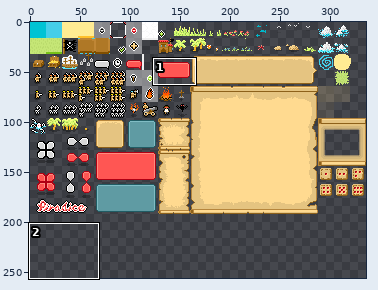
File history of a sprite sheet, media/sprites.png. The first picture is a wide view before the edit; the outline marks the close-up.
Close-up. Old version:
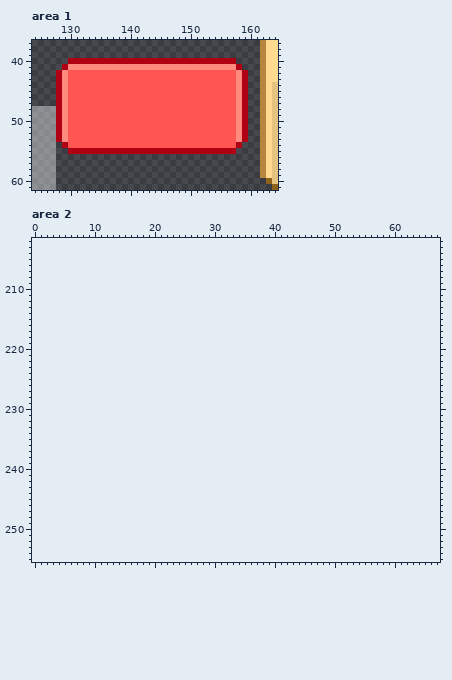
The file is 336x192 pixels. Pixels under 10% opacity are left out. Colours within 5 levels of each other are drawn and written as one. Shown: area 1: x 124..164, y 37..61; area 2: x 0..67, y 202..255. The old version is drawn lined up with the new one, on the new canvas.
After:
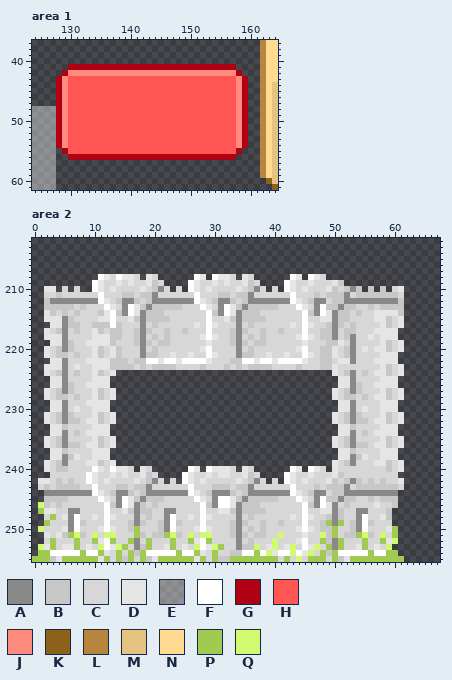
Palette (. is transparent): A #888888  B #c7c7c7  C #d7d7d7  D #e5e5e5  E #ffffff64  F #ffffff  G #b00013  H #ff5653  J #ff8b7e  K #8d611a  L #b7863c  M #e5c481  N #ffda90  P #a0ca52  Q #d2fa71
Changes in this commit:
canvas 336x192 -> 336x256
--- area 1
@@ x 124..164 @@
 39 ......................................LNN
-40 ......GGGGGGGGGGGGGGGGGGGGGGGGGGGG....LNN
-41 .....GJJJJJJJJJJJJJJJJJJJJJJJJJJJJG...LNN
-42 ....GJHHHHHHHHHHHHHHHHHHHHHHHHHHHHJG..LNN
+40 ......................................LNN
+41 ......GGGGGGGGGGGGGGGGGGGGGGGGGGGG....LNN
+42 .....GJJJJJJJJJJJJJJJJJJJJJJJJJJJJG...LNN
 43 ....GJHHHHHHHHHHHHHHHHHHHHHHHHHHHHJG..LNN
@@ x 124..164 @@
 53 EEEEGJHHHHHHHHHHHHHHHHHHHHHHHHHHHHJG..LNM
-54 EEEE.GHHHHHHHHHHHHHHHHHHHHHHHHHHHHG...LNM
-55 EEEE..GGGGGGGGGGGGGGGGGGGGGGGGGGGG....LNM
-56 EEEE..................................LNM
+54 EEEEGJHHHHHHHHHHHHHHHHHHHHHHHHHHHHJG..LNM
+55 EEEE.GHHHHHHHHHHHHHHHHHHHHHHHHHHHHG...LNM
+56 EEEE..GGGGGGGGGGGGGGGGGGGGGGGGGGGG....LNM
 57 EEEE..................................LNM
--- area 2
@@ x 0..67 @@
 207 ....................................................................
-208 ....................................................................
-209 ....................................................................
-210 ....................................................................
-211 ....................................................................
-212 ....................................................................
-213 ....................................................................
-214 ....................................................................
-215 ....................................................................
-216 ....................................................................
-217 ....................................................................
-218 ....................................................................
-219 ....................................................................
-220 ....................................................................
-221 ....................................................................
-222 ....................................................................
-223 ....................................................................
-224 ....................................................................
-225 ....................................................................
-226 ....................................................................
-227 ....................................................................
-228 ....................................................................
-229 ....................................................................
-230 ....................................................................
-231 ....................................................................
-232 ....................................................................
-233 ....................................................................
-234 ....................................................................
-235 ....................................................................
-236 ....................................................................
-237 ....................................................................
-238 ....................................................................
-239 ....................................................................
-240 ....................................................................
-241 ....................................................................
-242 ....................................................................
-243 ....................................................................
-244 ....................................................................
-245 ....................................................................
-246 ....................................................................
-247 ....................................................................
-248 ....................................................................
-249 ....................................................................
-250 ....................................................................
-251 ....................................................................
-252 ....................................................................
-253 ....................................................................
-254 ....................................................................
-255 ....................................................................
+208 ...........FDCFDDC.DC......FD.FDDC.DC......FD.FDC...................
+209 ..........FDCCDCDCCDBC....FDCCDCDCCDBC....FDCCDCCCDB................
+210 ..DD.C.C..FDCDCCCCDCBAC.C.FDCDCCCCDCBAC.C.FDCDCCCDBCBAB.B.B.CD......
+211 ..CCBCCCCCCFCCCBBCBBACCCCCCFCCCBBCBBACCCCCCFCCCBCBBBACBBBBBBBC......
+212 ..BAAAAAAAAFDCBAABCBAAAAAAAFDCBAABCBAAAAAAAFDCBAACBBAAAAAAAAAB......
+213 ..BBBBBCBCCCFDCAFDBABBBBBCCCFDCAFDBABBBBBCCCFDCAFBBABBCCBCBBBB......
+214 ..DBCBCBCCCBDFBAFDABBBCCCCCCCFBAFDABBBCCCCCCCFBAFDABBCBCCDDDDB......
+215 ..DDDABCCCCDDFCCDBABBBBCCCCCCFCCDBABBBBCCCCCCFCCDDABBCCCCDDBCD......
+216 ...DDABBCCBBBFBCCCACBCCCCCCDCFDCCCACBCCCCCCDCFDCCBABCBCCCCDBCD......
+217 ..DCBACBCCDBCBBCCBABCCBCCBCCCFCCCBABCCBCCBCCCFCCBBACBBCCCDDDD.......
+218 ..DDDACCCCDDDBBCCBACBCBCCCCCDFDCCBACBCBCCCCCDFDCBBACBACCDCDDD.......
+219 ...DDABCCDDDDBCCCBABCBBCCCCCCDCCCBABCBBCCCCCCDCCCBBDCACCCCDBCD......
+220 ..DCBABCCCDBCDBCCCACBCCCCCCCDFCCCCACBCCCCCCCDFCCBBDCBACDCDDBCD......
+221 ..DCBBCBCCDBCDBCCCABBCCDCCDCCFDCCCABBCCDCCDCCFDCBBDCBACCCCDDD.......
+222 ...DDACCCDDDDBBBCBBFFDFFDFFFFDCCCBBFFDFFDFFFFDCCBBCDDACCCDDDD.......
+223 ..DDDACDCCDDDBBBBCBCBBBBCCCCBCCCBCBCBBBBCCCCBCCCBBDCCCCCCCDBCD......
+224 ..DCBACBCCDBCD....................................DCBACBCDDBCD......
+225 ...DDACCCCDDD......................................DDACCCCDDD.......
+226 ...DDABCCDDDD......................................DDABCCDDDD.......
+227 ..DCBABCCCDBCD....................................DCBABCCCDBCD......
+228 ..DCBBCBCCDBCD....................................DCBBCBCDDBCD......
+229 ...DDACCCDDDD......................................DDACCCCDDD.......
+230 ...DDACDCCDDD......................................DDACDCCDDD.......
+231 ..DCBABCCCDBCD....................................DCBABCCCDBCD......
+232 ..DCBABBCDDBCD....................................DCBABBCDDBCD......
+233 ...DDBCCCCDDD......................................DDBCCCCDDD.......
+234 ...DDACBCDDDD......................................DDACBCDDDD.......
+235 ..DCBACCCCDBCD....................................DCBACCCCDBCD......
+236 ..DCBABBCDDBCD....................................DCBABBCDDBCD......
+237 ...DDBCCCCDDD......................................DDBCCCCDDD.......
+238 ...DDABDCCDDD......................................DDABDCCDDD.......
+239 ..DCBACCCDDBCD....................................DCBACCCDDBCD......
+240 ..DCBBCCCCFDCFDDC.DC......FD.FDDDC.DC......FD.FDC.DCCCCCCCCBCD......
+241 ...CCCCCCFDCCDCDCCDBC....FDCCDCDDCCDBC....FDCCDCCCDBCCCCCCCCC.......
+242 .DDCBCBCCFDCDCCCCDCBAC.C.FDCDCCCCCDCBAC.C.FDCDCCCDBCBABCBCBCCD......
+243 .CBCBBBBCCFCCCBBCBBACCCCCCFCCCBBBCBBACCCCCCFCCCBCBBBACBBBBBBBC......
+244 ..AAAAAAAAFDCBAABCBAAAAAAAFDCBAAABCBAAAAAAAFDCBAACBBAAAAAAAAA.......
+245 ..BBBBCCCCCFDCAFDBABBBCCCCCFDCAFFDBABBBBBCCCFDCAFBBABBCCBCBBB.......
+246 .QBCBCCCCCCCFBAFDABCBCCCCCCCFBAFFDABBBCCCCCCCFBAFDACBCCCCDCCB.......
+247 .PDDCCAACCCCFCCDBABBCCAACCCCFCCDDBABBBBCCCCCCFCCDDABCCAACCCB........
+248 ..CPCDAFCCDCFDCCCACBCCAFCCDCFDCCCCACBCCCCCCDCFDCCBABCCAFCCDB........
+249 ..PCCCAFBCCCFCCCBABCCBAFBCCCFCCCCBABCCBCCBCCCFCCBPAPCBAFBCCC........
+250 .QCCCDAFCCCDFDCCBPCCCBAFCCCDFDCCCBACBCBCCCCCDFDCBBPCCBAFCCCDP.......
+251 ..DCDBPQBCQCQQCCCPBCBBPQBCQCQQCCCBABCBBCCQCCCDCCQBPCBBPQBCQCP.......
+252 ..CPCCCPCCPDFPCCPACPCCCPCCPDFPCCCCACBCCCQCCCDFCCPBAPCCCPCCPDQ.......
+253 .QDPCDDPCDCQFDQPCABPCCDPCDCQFDQPCCABBQCDQCDQCFDQCPAPCCDPCDCQ........
+254 .PPFFFFFPFFPDCPCPBPFFFFFPFFPDCPCCBBFFPFQDFFQFDQCPBPFFFFFPFFPP.......
+255 PPPBDPPPPPPDPCPBPCPBDPPPPPPDPCPBBPPPPPPPPCPCQCPPPCPBDPPPPPPPPP......
Changed places in both close-ups, as pixel boxes (x1, y1, x2, y2):
changed: (56, 58, 248, 76)
changed: (56, 142, 248, 160)
added: (32, 274, 404, 562)
